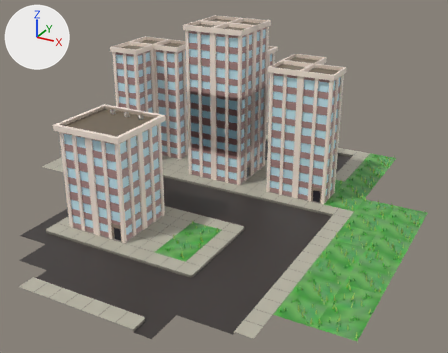
Before and after pictures for a commit that changed the Blender file scenes/city.blend.
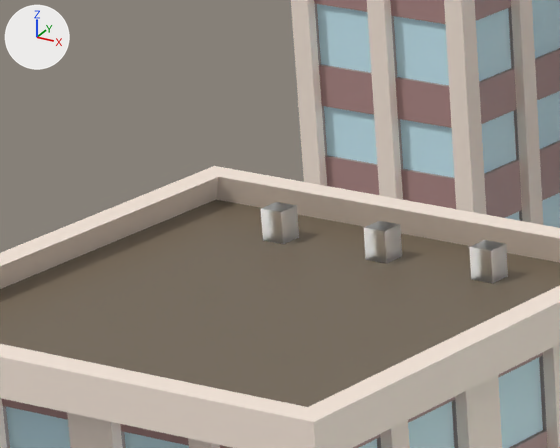
The first picture shows the older version from a 50 mm camera at (24.5, -22.9, 17.3) aimed at (6.5, 9.8, 1.0). The close-ups show both versions on the part from 17% to 34% of the width and 23% to 40% of the height of that picture; other places that the commit changed are outside them. The lights are fixed; the arrows at upper left show +X, +Y and +Z.

Objects in the first close-up: 'Roof.001', 'Stand.001', 'Stand.002', 'Stand.003', 'Wall.001', 'Wall.002', 'Wall.007', 'Wall.008', 'Wall.121', 'Wall.128', 'Wall.129'.
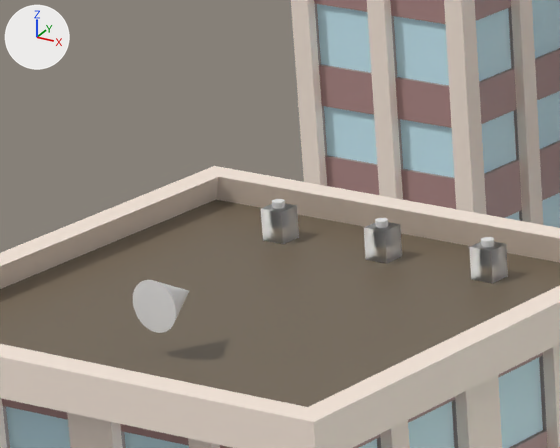
Diff of the bpy script that builds the scene:
```diff
--- a/scenes/city.blend.py
+++ b/scenes/city.blend.py
@@ me_cone @@
+me_cone.from_pydata(...)  # a 32-sided cone pointing to +z spanning x -1.0..1.0, y -1.0..1.0, z -1.0..1.0
@@ me_cylinder_002 @@
+me_cylinder_002.from_pydata(...)  # a 32-sided cylinder along z spanning x -1.0..1.0, y -1.0..1.0, z -1.0..1.0
@@ ob_stand_001 @@
 ob_stand_001.matrix_parent_inverse = Matrix(((0.5, 0.0, 0.0, -1.0), (0.0, 0.5, 0.0, -1.0), (0.0, 0.0, 1.0, -6.0), (0.0, 0.0, 0.0, 1.0)))
-ob_stand_001.location = (1.0, 3.5, 6.0)
+ob_stand_001.location = (3.0, 3.5, 6.0)
 ob_stand_001.scale = (0.1, 0.1, 0.35)
@@ ob_stand_003 @@
 ob_stand_003.matrix_parent_inverse = Matrix(((0.5, 0.0, 0.0, -1.0), (0.0, 0.5, 0.0, -1.0), (0.0, 0.0, 1.0, -6.0), (0.0, 0.0, 0.0, 1.0)))
-ob_stand_003.location = (3.0, 3.5, 6.0)
+ob_stand_003.location = (1.0, 3.5, 6.0)
 ob_stand_003.scale = (0.1, 0.1, 0.35)
@@ ob_player @@
+ob_player = bpy.data.objects.new('Player', me_cone)
+ob_player.parent = ob_roof_001
+ob_player.matrix_parent_inverse = Matrix(((0.5, 0.0, 0.0, -1.5), (0.0, 0.5, 0.0, -1.5), (0.0, 0.0, 1.0, -6.0), (0.0, 0.0, 0.0, 1.0)))
+ob_player.location = (3.0, 2.0, 6.5)
+ob_player.rotation_euler = (1.571, 0.0, 0.0)  # degrees (90, 0, 0)
+ob_player.scale = (-0.2, -0.2, -0.2)
@@ ob_button_003 @@
+ob_button_003 = bpy.data.objects.new('Button.003', me_cylinder_002)
+ob_button_003.parent = ob_stand_003
+ob_button_003.matrix_parent_inverse = Matrix(((10.0, 0.0, 0.0, -40.0), (0.0, 10.0, 0.0, -45.0), (0.0, 0.0, 2.857, -17.14), (0.0, 0.0, 0.0, 1.0)))
+ob_button_003.location = (4.0, 4.5, 6.3)
+ob_button_003.scale = (0.05, 0.05, 0.1)
@@ ob_button_002 @@
+ob_button_002 = bpy.data.objects.new('Button.002', me_cylinder_002.copy())
+ob_button_002.parent = ob_stand_002
+ob_button_002.matrix_parent_inverse = Matrix(((10.0, 0.0, 0.0, -30.0), (0.0, 10.0, 0.0, -45.0), (0.0, 0.0, 2.857, -17.14), (0.0, 0.0, 0.0, 1.0)))
+ob_button_002.location = (3.0, 4.5, 6.3)
+ob_button_002.scale = (0.05, 0.05, 0.1)
@@ ob_button_001 @@
+ob_button_001 = bpy.data.objects.new('Button.001', me_cylinder_002.copy())
+ob_button_001.parent = ob_stand_001
+ob_button_001.matrix_parent_inverse = Matrix(((10.0, 0.0, 0.0, -20.0), (0.0, 10.0, 0.0, -45.0), (0.0, 0.0, 2.857, -17.14), (0.0, 0.0, 0.0, 1.0)))
+ob_button_001.location = (2.0, 4.5, 6.3)
+ob_button_001.scale = (0.05, 0.05, 0.1)
```

Location of each change, [x1, y1, x2, y2] in pixels of the close-ups (560 x 448 px):
'Stand.003', moved
    before: [469, 240, 508, 284]
    after: [261, 203, 299, 244]
'Stand.001', moved
    before: [261, 202, 299, 244]
    after: [469, 242, 508, 284]
'Player', added
    after: [133, 280, 189, 333]
'Button.001', added
    after: [481, 237, 494, 247]
'Button.002', added
    after: [375, 218, 388, 228]
'Button.003', added
    after: [272, 199, 285, 209]
